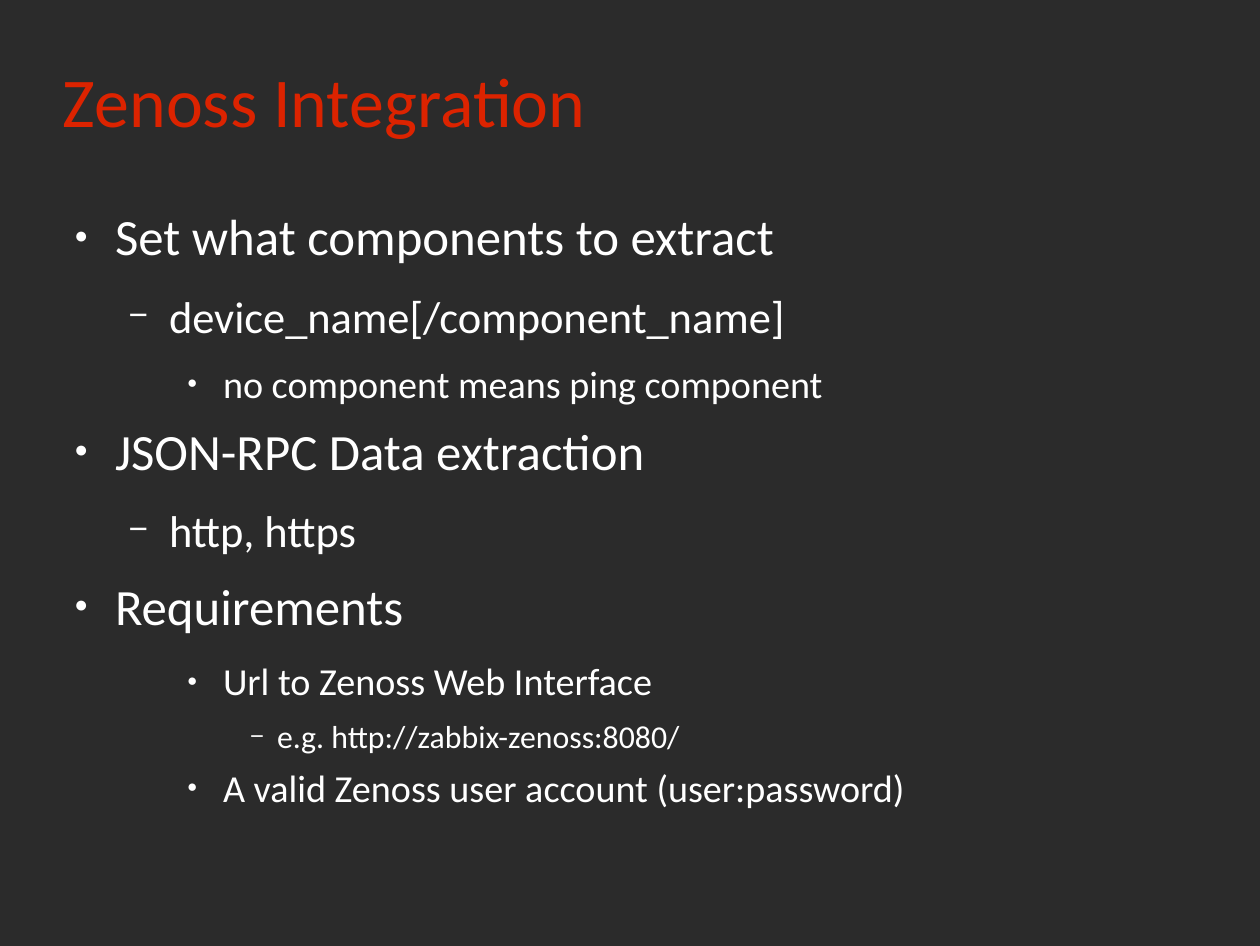
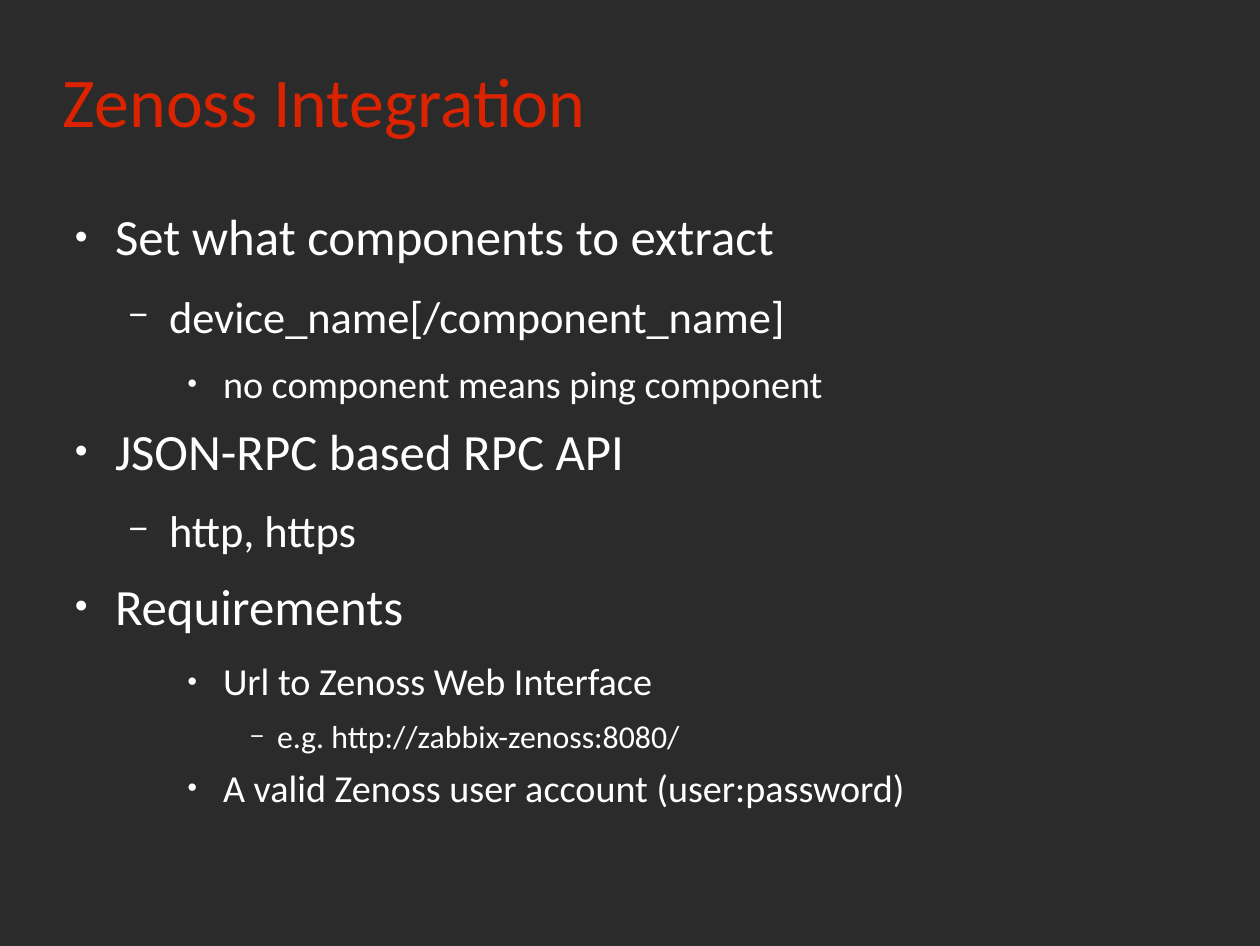
Before and after one commit to rchakode/realopinsight, a slide deck: slide 21 of doc/talks/rmll-2013.odp. Drawn at 1260x946 pixels with LibreOffice and Linux fonts; fonts in the diff are those of the drawing; background and template pictures are left out; a plain dark background stands for a picture behind light text. Boxes give left, top, right and bottom in pixels: in the first picture for what was removed or moved away, otherwise in the second. Text is boxed around its words. In the diff, an @@ line names an element or a change of style, - is before the commit and + after.

```diff
--- a/doc/talks/rmll-2013.odp
+++ b/doc/talks/rmll-2013.odp
@@ text at bbox=[115, 434, 624, 471]: text changed @@
-● JSON-RPC Data extraction
+● JSON-RPC based RPC API
```
Also in this commit, not shown: 8 other slides changed, 5 slides added, 2 slides removed.
